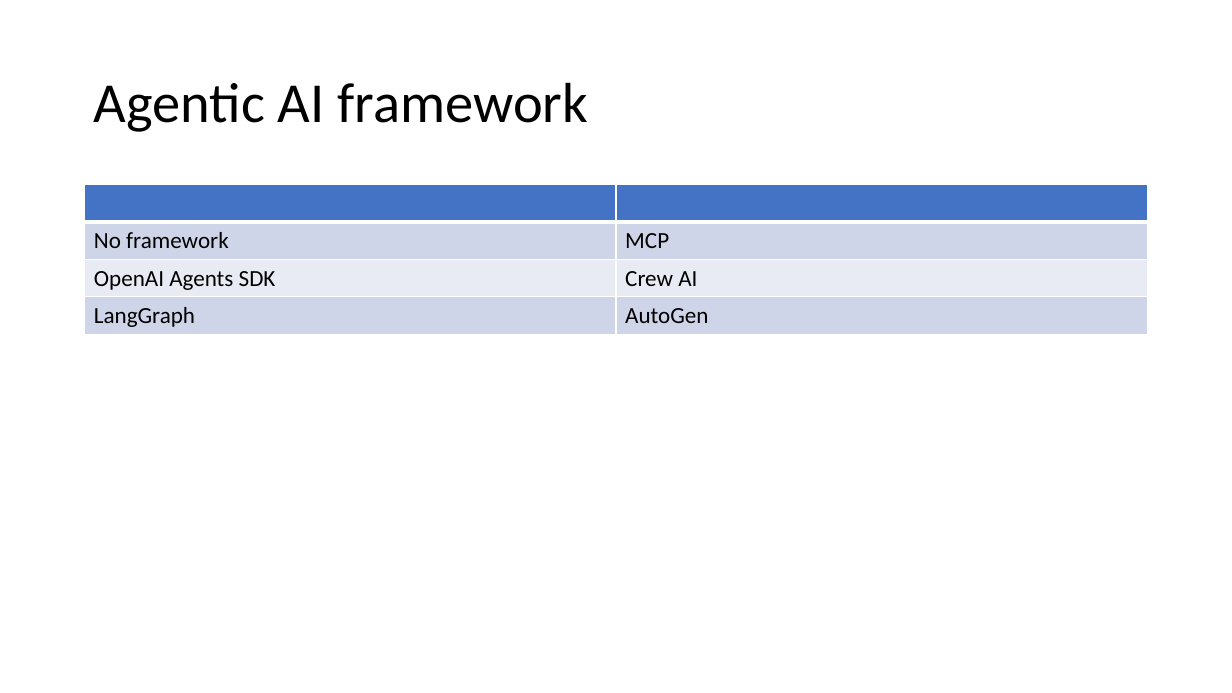
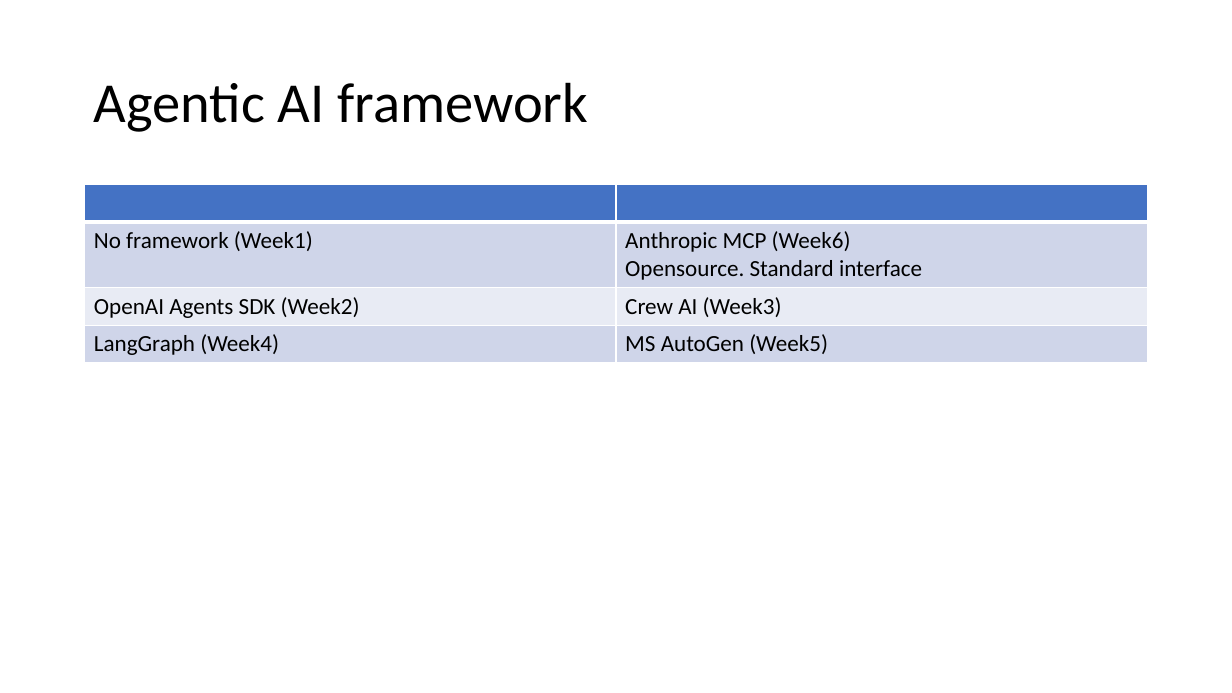
Before and after one commit to kindaichinisan/agents, a slide deck: slide 13 of wj_folder/AI Engineer Agentic Track.pptx (slide 14 before the commit). Drawn at 1232x693 pixels with LibreOffice and Linux fonts; fonts in the diff are those of the drawing. Boxes give left, top, right and bottom in pixels: in the first picture for what was removed or moved away, otherwise in the second. Text is boxed around its words. In the diff, an @@ line names an element or a change of style, - is before the commit and + after.

Commit message:
update finish week1

```diff
--- a/wj_folder/AI Engineer Agentic Track.pptx
+++ b/wj_folder/AI Engineer Agentic Track.pptx
@@ table at (x1=85, y1=185, x2=1148, y2=362) @@
-row 2, column 1: No framework
+row 2, column 1: No framework (Week1)
-row 2, column 2: MCP
+row 2, column 2: Anthropic MCP (Week6) / Opensource. Standard interface
-row 3, column 1: OpenAI Agents SDK
+row 3, column 1: OpenAI Agents SDK (Week2)
-row 3, column 2: Crew AI
+row 3, column 2: Crew AI (Week3)
-row 4, column 1: LangGraph
+row 4, column 1: LangGraph (Week4)
-row 4, column 2: AutoGen
+row 4, column 2: MS AutoGen (Week5)
```
Also in this commit, not shown: 1 other slide changed, 19 slides added, 7 other files.
